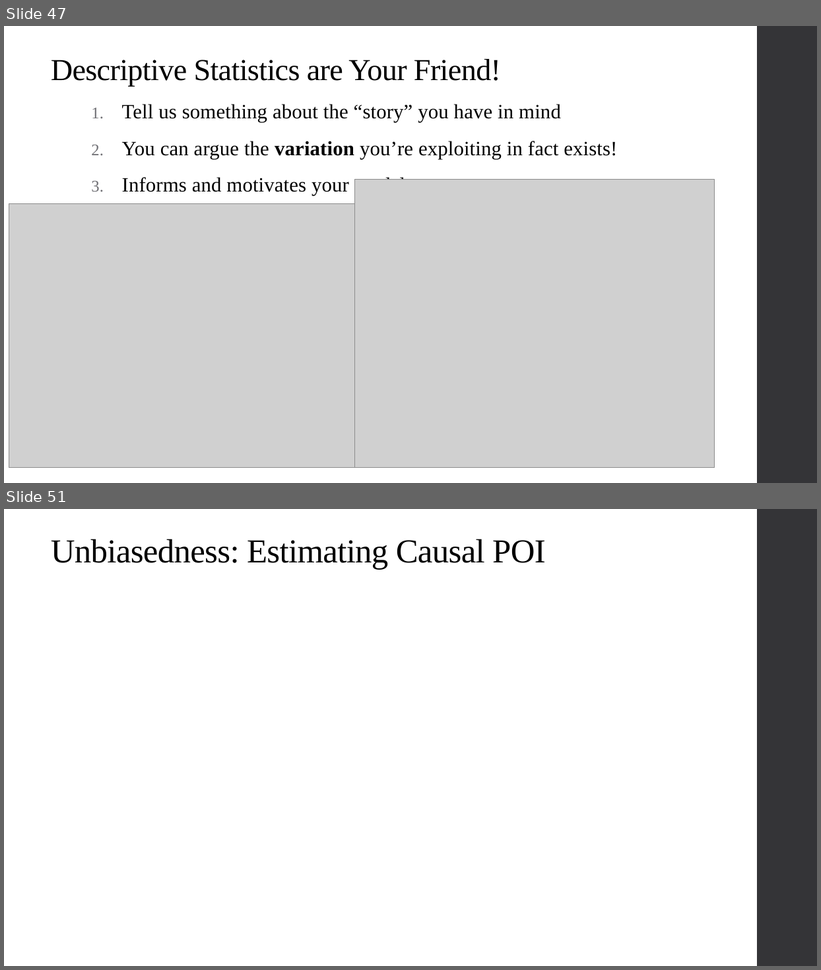
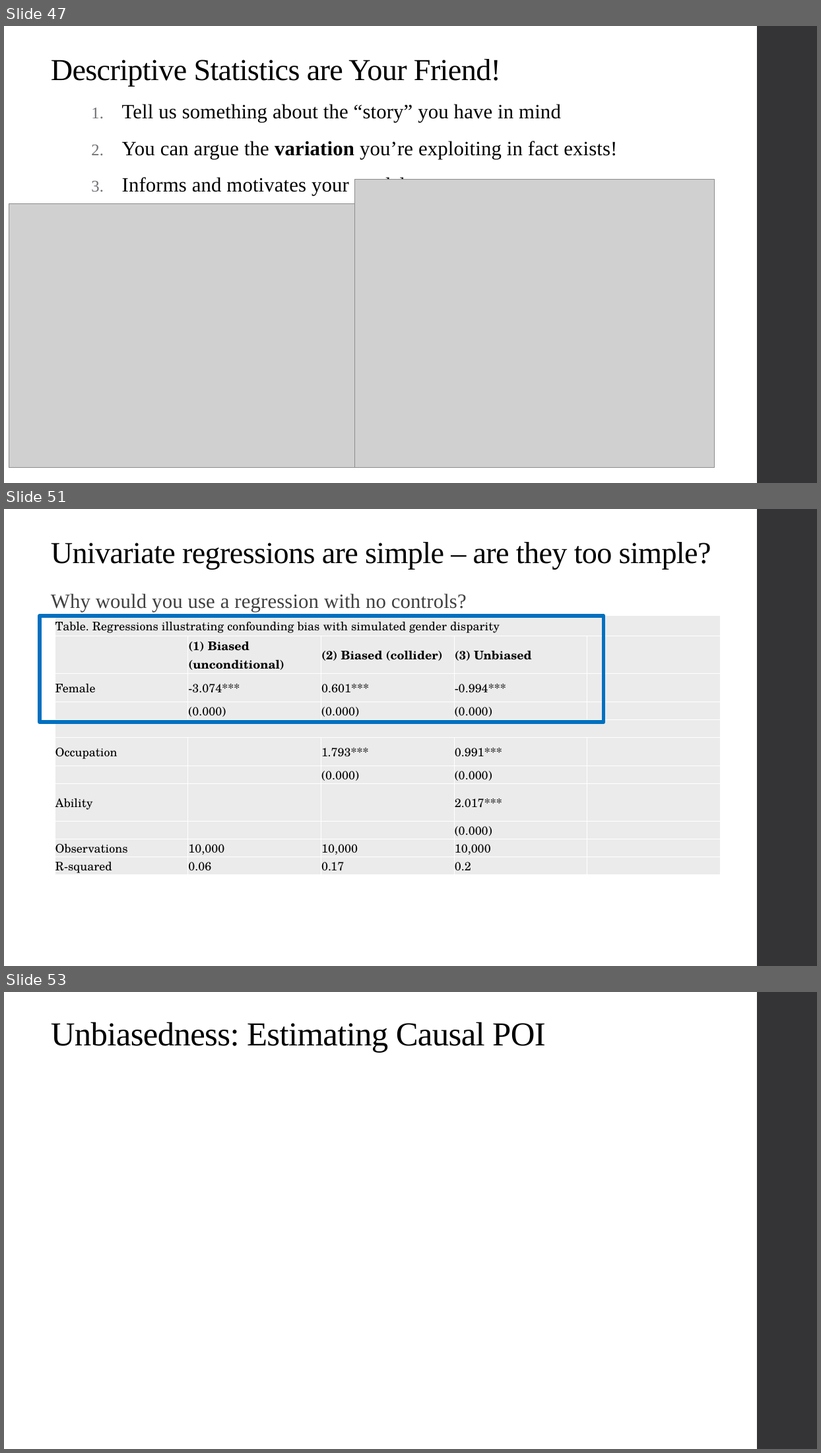
Before and after one commit to alex-hoagland/HAD5744, a slide deck: Lecture02_UnivariateOLS/Lecture2_OLS.pptx. Shown one above the other, each under a label of ours: slides 47 and 51 before the commit, slides 47, 51 and 53 after it; the slides between them are not shown. The pictures are 821x970 and 821x1453 pixels, drawn with LibreOffice and Linux fonts; fonts in the diff are those of the drawing; grey boxes stand for pictures. Boxes give left, top, right and bottom in pixels: in the first picture for what was removed or moved away, otherwise in the second. Text is boxed around its words. In the diff, an @@ line names an element or a change of style, - is before the commit and + after.

Commit message:
update lecture 2

```diff
--- a/Lecture02_UnivariateOLS/Lecture2_OLS.pptx
+++ b/Lecture02_UnivariateOLS/Lecture2_OLS.pptx
@@ slide 51 added at box(4, 509, 817, 966), background #FFFFFF; not listed: 1 template element that a slide beside it also shows @@
@@ title added at box(51, 542, 712, 569), 36 pt, text #000000 @@
+Univariate regressions are simple – are they too simple?
@@ text added at box(51, 593, 467, 612), 24 pt, text #404040 @@
+Why would you use a regression with no controls?
@@ rectangle added at box(40, 616, 604, 722), outline #0070C0 4.5 pt @@
@@ table added at box(55, 616, 719, 876), 11 rows, 5 columns @@
+Table. Regressions illustrating confounding bias with simulated gender disparity |  |  |  | 
+ | (1) Biased (unconditional) | (2) Biased (collider) | (3) Unbiased | 
+Female | -3.074*** | 0.601*** | -0.994*** | 
+ | (0.000) | (0.000) | (0.000) | 
+ |  |  |  | 
+Occupation |  | 1.793*** | 0.991*** | 
+ |  | (0.000) | (0.000) | 
+Ability |  |  | 2.017*** | 
+ |  |  | (0.000) | 
+Observations | 10,000 | 10,000 | 10,000 | 
+R-squared | 0.06 | 0.17 | 0.2 | 
@@ what was slide 51 is now slide 53 @@
```
Also in this commit, not shown: 13 slides changed, 1 other slide added, 3 other files.
